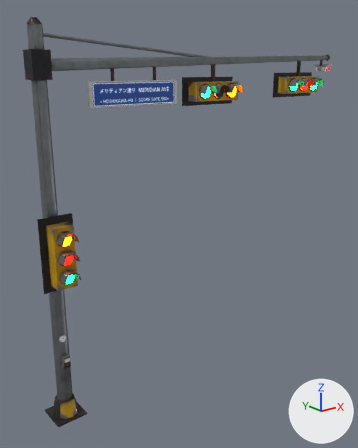
One commit to the glTF model assets/props/traffic_light_mast_lod1.glb: the scene before it, then after it.
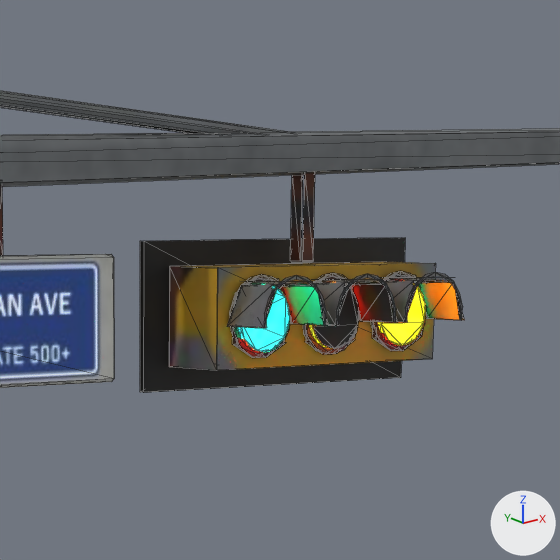
The first picture shows the older version from a camera (50 mm lens) standing at (-3.01, -6.9, 5.7) and looking at (2.64, 0.15, 2.88). The close-ups show the older and then the newer version on the part from 43% to 73% of the width and 7% to 31% of the height of that picture. Only the edits that show in the close-ups are written down. Lighting does not change. The marker at lower right points along +X, +Y and +Z. The close-ups show mesh edges as thin lines. Objects named as collision shapes, trigger or cutter boxes, shadow casters or lower levels of detail are left out. Where no turn or scale is listed for an object, it has been applied to the vertices. Vertices at exactly the same position are counted once.

The scene before the commit, as lines of its bpy script (objects in view):
```python
me_lamp_b_amber = bpy.data.meshes.new('Lamp_B_Amber')
me_lamp_b_amber.from_pydata(...)  # a 20-sided cylinder along y spanning x 3.19..3.41, y -0.175..-0.155, z 5.201..5.421
me_lamp_b_amber.materials.append(mat_pigment_traffic_light_mast)
me_lamp_b_green = bpy.data.meshes.new('Lamp_B_Green')
me_lamp_b_green.from_pydata(...)  # a 20-sided cylinder along y spanning x 2.87..3.09, y -0.175..-0.155, z 5.201..5.421
me_lamp_b_green.materials.append(mat_pigment_traffic_light_mast)
me_lamp_b_red = bpy.data.meshes.new('Lamp_B_Red')
me_lamp_b_red.from_pydata(...)  # a 20-sided cylinder along y spanning x 3.51..3.73, y -0.175..-0.155, z 5.201..5.421
me_lamp_b_red.materials.append(mat_pigment_traffic_light_mast)
me_traffic_light_mast_001 = bpy.data.meshes.new('traffic_light_mast.001')
me_traffic_light_mast_001.from_pydata(...)  # 1673 vertices, 1339 faces; spans x -0.28..6.67, y -0.63..0.27, z 0.0..6.36
me_traffic_light_mast_001.materials.append(mat_pigment_traffic_light_mast)
ob_lamp_b_amber = bpy.data.objects.new('Lamp_B_Amber', me_lamp_b_amber)
ob_lamp_b_amber.location = (0.0, 0.0, 0.0)
ob_lamp_b_green = bpy.data.objects.new('Lamp_B_Green', me_lamp_b_green)
ob_lamp_b_green.location = (0.0, 0.0, 0.0)
ob_lamp_b_red = bpy.data.objects.new('Lamp_B_Red', me_lamp_b_red)
ob_lamp_b_red.location = (0.0, 0.0, 0.0)
ob_traffic_light_mast = bpy.data.objects.new('traffic_light_mast', me_traffic_light_mast_001)
ob_traffic_light_mast.location = (0.0, 0.0, 0.0)
```
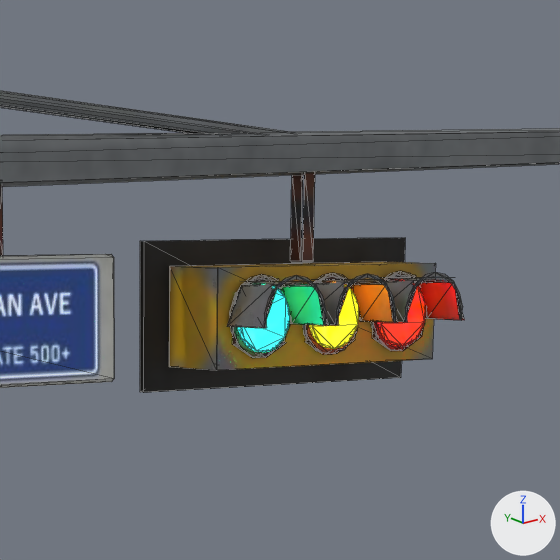
Boxes (x1, y1, x2, y2) around the edits, measured in the close-ups (560 x 560 px; the box of a moved part takes in the faces that stretch with it):
part 1 of me_traffic_light_mast_001, moved or reshaped
    before: (230, 278, 424, 358)
    after: (230, 277, 378, 358)
part 2 of me_traffic_light_mast_001, surface changed
    both: (166, 264, 459, 371)
part 3 of me_lamp_b_amber, surface changed (black to yellow)
    both: (312, 285, 359, 349)
part 4 of me_lamp_b_green, surface changed
    both: (242, 289, 290, 352)
part 5 of me_lamp_b_red, surface changed (yellow to red)
    both: (377, 280, 426, 346)

Edits to the bpy script that builds the scene:
```text
Change me_traffic_light_mast_001:
    used by ob_traffic_light_mast; location = (0.0, 0.0, 0.0)
    remove me_traffic_light_mast_001.from_pydata(...)  # 1673 vertices, 1339 faces; spans x -0.28..6.67, y -0.63..0.27, z 0.0..6.36
    add me_traffic_light_mast_001.from_pydata(...)  # 1676 vertices, 1339 faces; spans x -0.28..6.67, y -0.63..0.27, z 0.0..6.36
    me_traffic_light_mast_001 part 1: 6 vertices moved from x 2.96..3.64, y -0.16..-0.15, z 5.23..5.44 to x 2.94..3.6, y -0.16..-0.15, z 5.23..5.44; 9 vertices removed from x 2.85..3.6, y -0.16..-0.02, z 5.27..5.86; 10 vertices added at x 2.85..3.66, y -0.16..-0.01, z 5.27..5.87
    me_traffic_light_mast_001 part 2: 300 kept faces spanning x -0.17..6.47, y -0.63..0.22, z 0.03..5.95 get new texture (UV) coordinates
    other edits to the shape of me_traffic_light_mast_001 do not show in these pictures
Change me_lamp_b_amber:
    where me_lamp_b_amber.from_pydata(...)  # 40 vertices, 76 faces; spans x 3.19..3.41, y -0.175..-0.155, z 5.201..5.421
    used by ob_lamp_b_amber; location = (0.0, 0.0, 0.0)
    me_lamp_b_amber part 3: texture (UV) coordinates of 56 of 76 faces, centred in x 3.194..3.408, y -0.175..-0.155, z 5.21..5.42, changed; they spanned u 0.75..0.94, v 0.17..0.73 and now span u 0.76..0.94, v 0.32..0.75
Change me_lamp_b_green:
    where me_lamp_b_green.from_pydata(...)  # 40 vertices, 76 faces; spans x 2.87..3.09, y -0.175..-0.155, z 5.201..5.421
    used by ob_lamp_b_green; location = (0.0, 0.0, 0.0)
    me_lamp_b_green part 4: 40 kept faces spanning x 2.87..3.09, y -0.175..-0.155, z 5.201..5.421 get new texture (UV) coordinates
Change me_lamp_b_red:
    where me_lamp_b_red.from_pydata(...)  # 40 vertices, 76 faces; spans x 3.51..3.73, y -0.175..-0.155, z 5.201..5.421
    used by ob_lamp_b_red; location = (0.0, 0.0, 0.0)
    me_lamp_b_red part 5: texture (UV) coordinates of 64 of 76 faces, centred in x 3.512..3.728, y -0.175..-0.155, z 5.21..5.42, changed; they spanned u 0.26..0.94, v 0.51..0.96 and now span u 0.29..0.94, v 0.65..0.96
```
